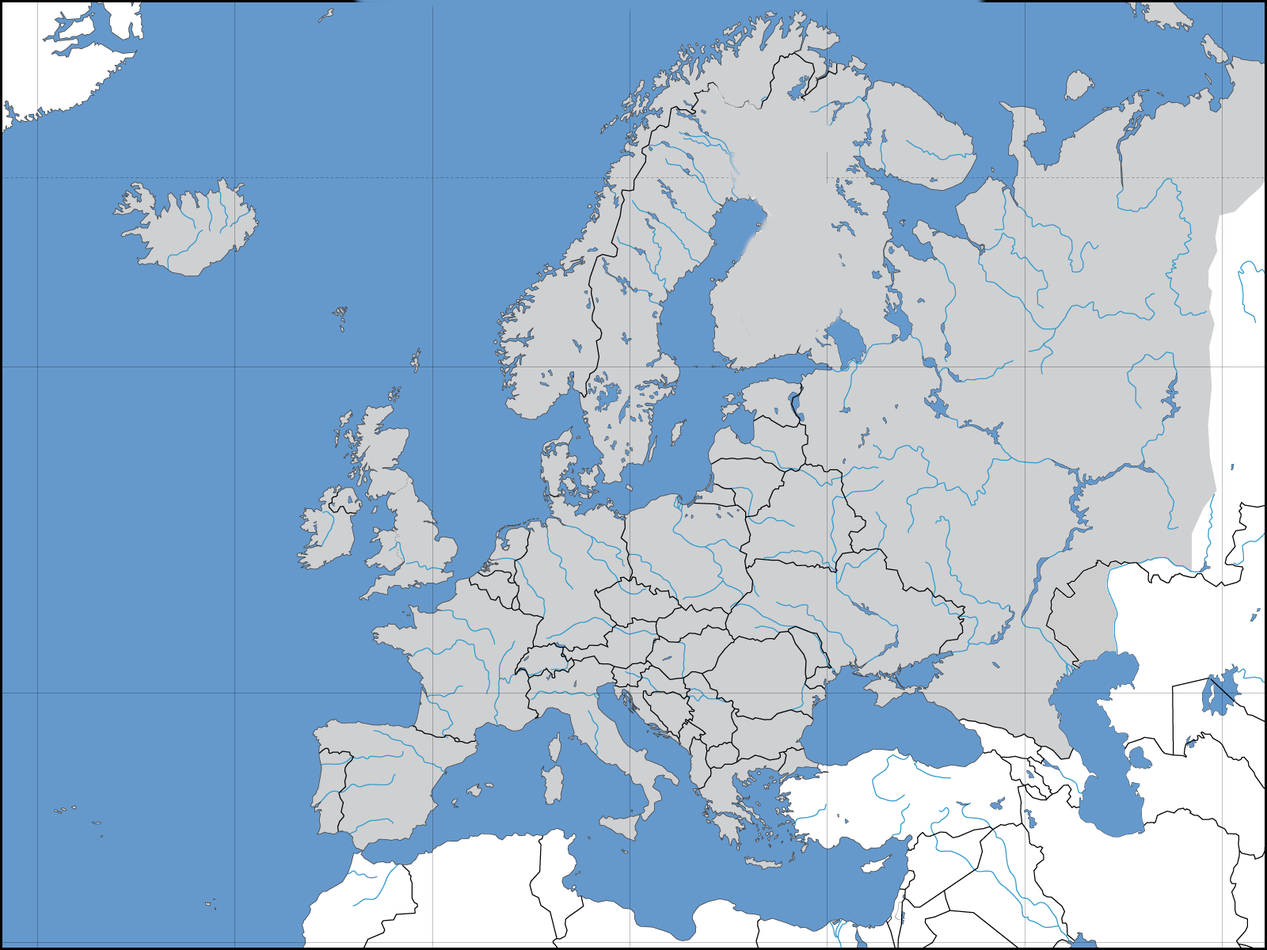
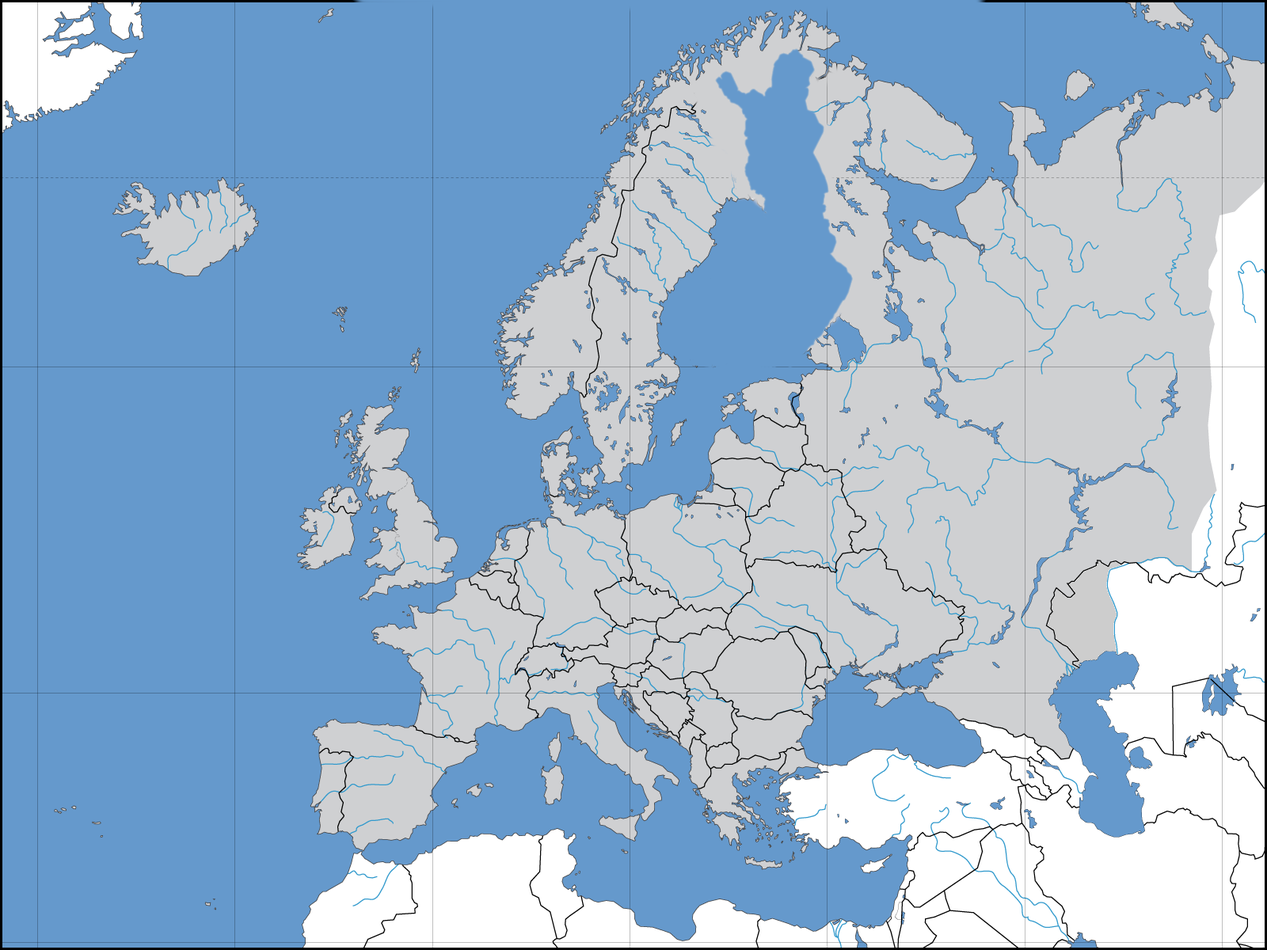
Before/after of a 1267×950 layered artwork. What changed in the layer stack:
painted on "Europe_location.png", masked it over [693, 47, 853, 373]
added layer "Tyhjyys" over [693, 47, 853, 373]
